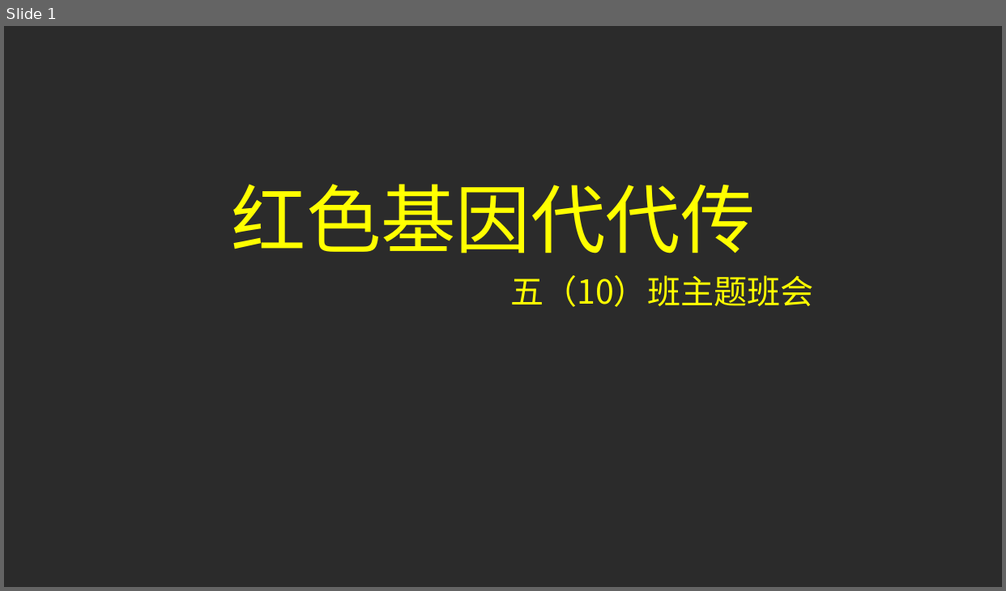
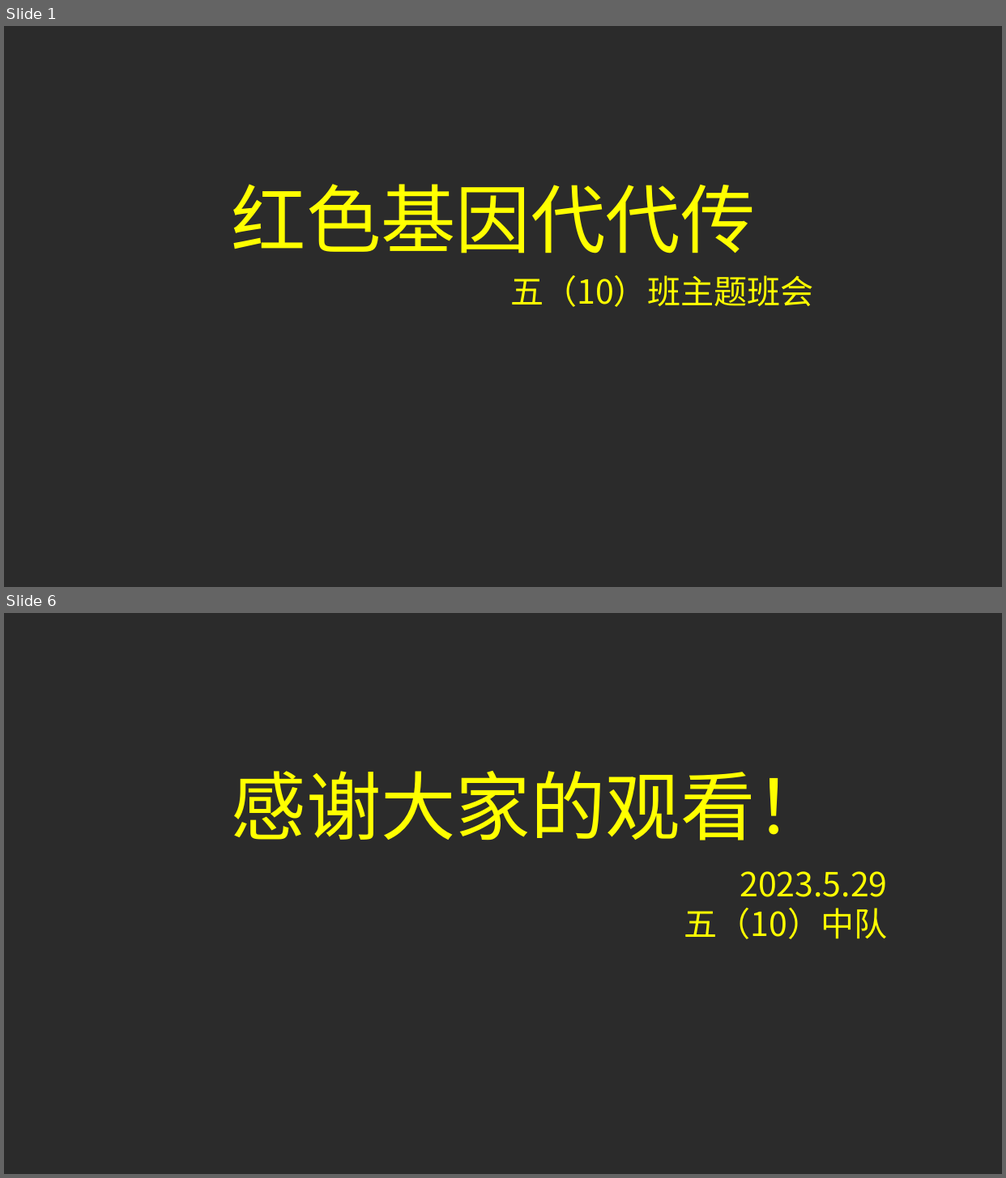
Before and after one commit to RenJian000/website, a slide deck: mine/PPTs/班会.pptx. Shown one above the other, each under a label of ours: slide 1 before the commit, slides 1 and 6 after it; the slides between them are not shown. The pictures are 1006x591 and 1006x1178 pixels, drawn with LibreOffice and Linux fonts; fonts in the diff are those of the drawing; background and template pictures are left out; a plain dark background stands for a picture behind light text. Boxes give left, top, right and bottom in pixels: in the first picture for what was removed or moved away, otherwise in the second. Text is boxed around its words. In the diff, an @@ line names an element or a change of style, - is before the commit and + after.

```diff
--- a/mine/PPTs/班会.pptx
+++ b/mine/PPTs/班会.pptx
@@ slide 6 added at <box>4,613,1002,1174</box>, background picture (left out) @@
@@ text added at <box>232,771,830,841</box>, 72 pt, text #FFFF00 @@
+感谢大家的观看！
@@ text added at <box>684,871,888,939</box>, 32 pt, text #FFFF00 @@
+2023.5.29
+五（10）中队
```
Also in this commit, not shown: 4 other slides added, 1 slide removed.
